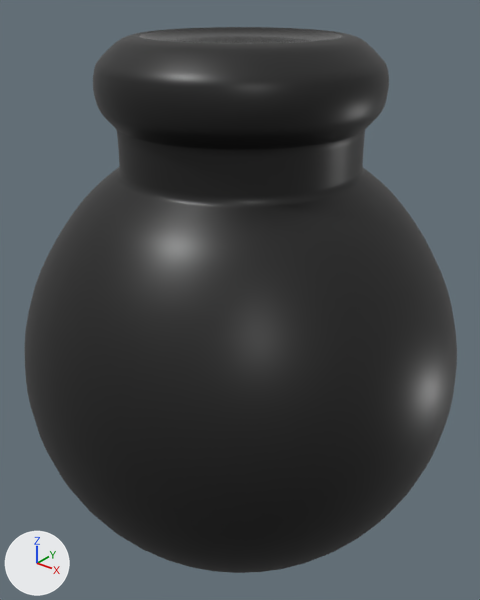
The FBX model interface/resources/meshes/controller/touch/touch_r_joystick.fbx as it was, and as the next commit left it.
One viewpoint serves both versions: a 50 mm lens placed at (0.0163, -0.0347, 0.0111), pointed at (-0.0078, -0.0046, -0.0076). Lighting does not change. The marker at lower left points along +X, +Y and +Z.

Names of what the first picture shows: 'surface_PLY.005'.
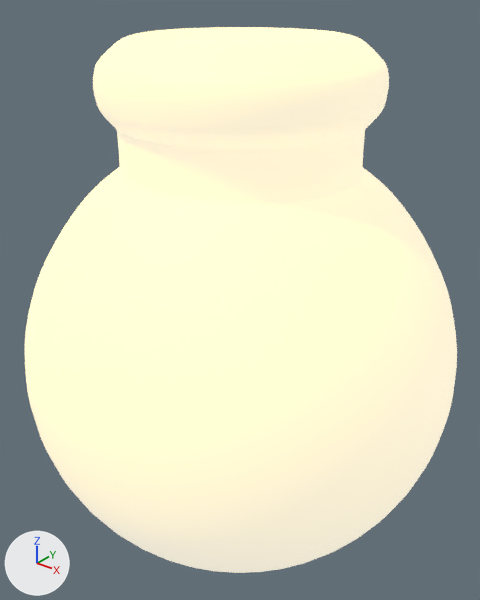
Commit message: Fix emissive channel on touch models

What the commit changed:
Picture 'R_controller-highlight_DIF.jpg' (img_r_controller_highlight_dif_jpg) is new.
Material 'highlight' (mat_highlight) is new.
Uses the picture img_r_controller_highlight_dif_jpg.
me_untitled_012 has 3098 vertices, 3096 faces and spans x -0.0212..0.0061, y -0.0184..0.0088, z -0.0249..0.0084.
me_untitled_012 is used by ob_surface_ply_005; location (0.0, 0.0, 0.0).
me_untitled_012 part 1: all 240 faces that had it switch from mat_gloss (picture img_r_controller_dif_jpg) to mat_highlight.
me_untitled_012 part 2: all 2856 faces that had it switch from mat_body (picture img_r_controller_dif_jpg) to mat_highlight.

What differs and where, as boxes [x1, y1, x2, y2] in the pictures (480 x 600 px):
part 1 of me_untitled_012, recoloured (grey to white)
    both: [139, 28, 343, 43]
part 2 of me_untitled_012, recoloured
    both: [25, 27, 457, 573]
